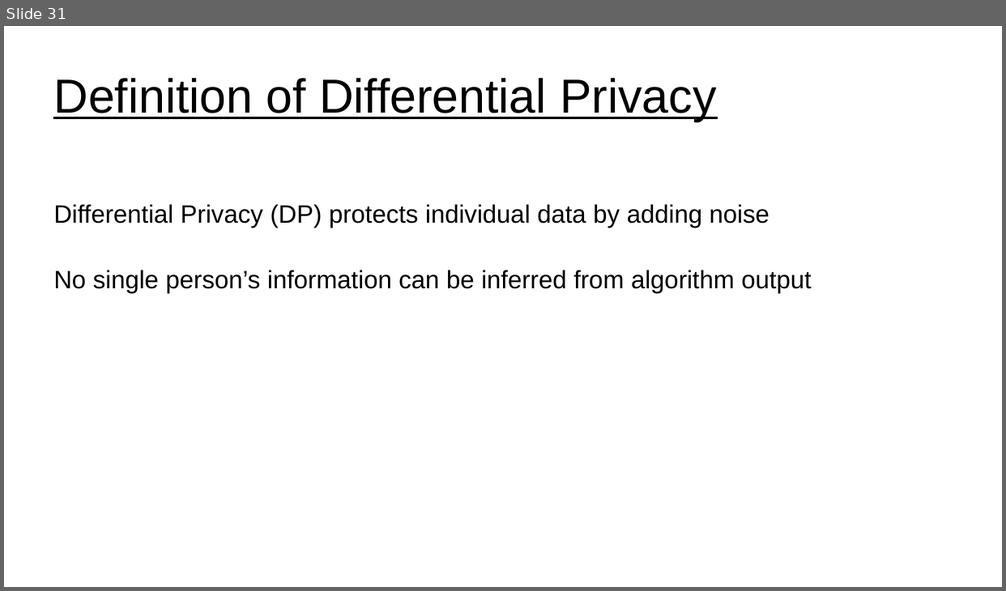
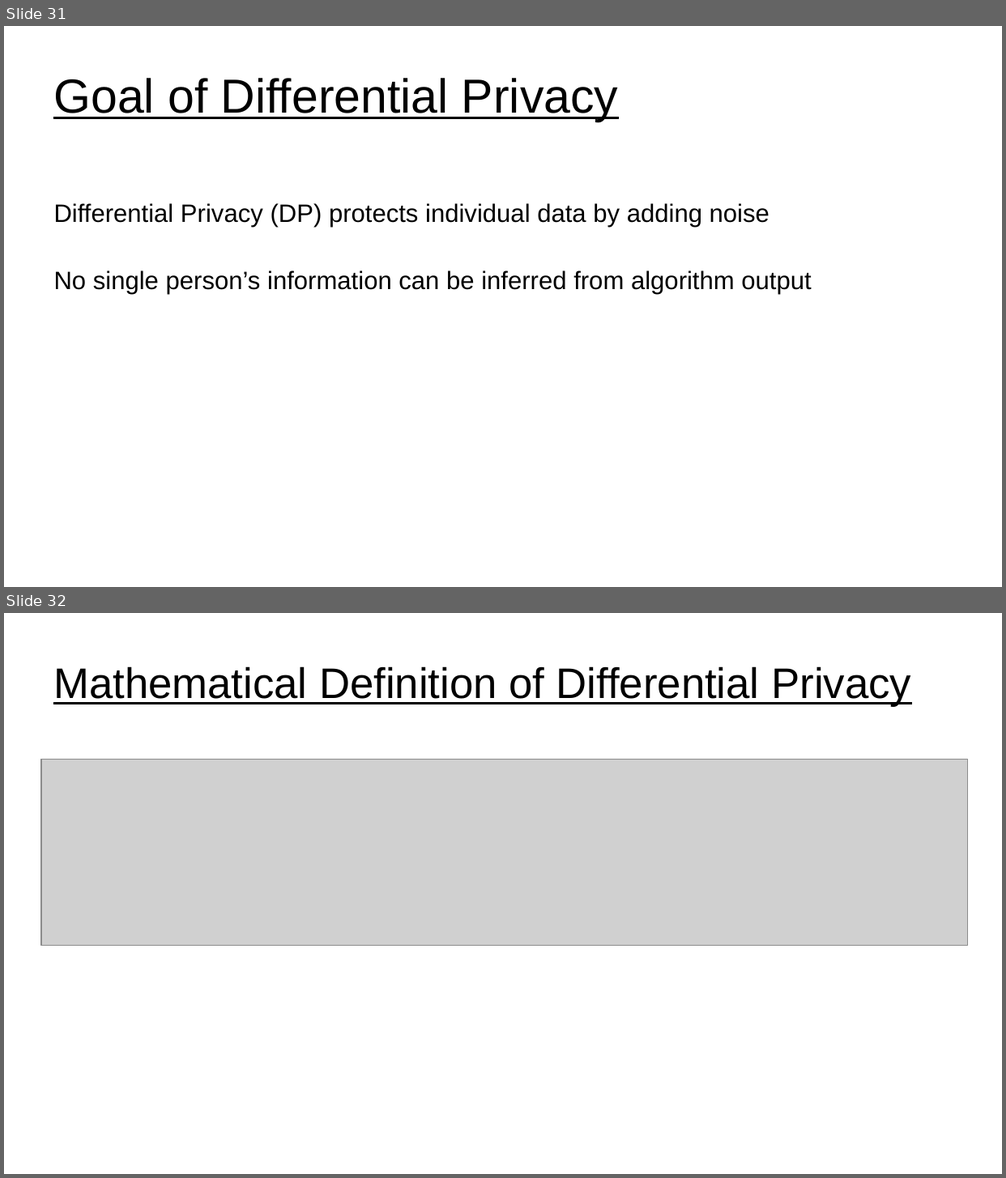
Before and after one commit to UVADS/distributed_computing, a slide deck: 07_distributed_model_training/federated_learning.ppt. Shown one above the other, each under a label of ours: slide 31 before the commit, slides 31 and 32 after it. The pictures are 1006x591 and 1006x1178 pixels, drawn with LibreOffice and Linux fonts; fonts in the diff are those of the drawing; grey boxes stand for pictures. Boxes give left, top, right and bottom in pixels: in the first picture for what was removed or moved away, otherwise in the second. Text is boxed around its words. In the diff, an @@ line names an element or a change of style, - is before the commit and + after.

Commit message:
added mathematical def of DP

```diff
--- a/07_distributed_model_training/federated_learning.ppt
+++ b/07_distributed_model_training/federated_learning.ppt
@@ slide 32 added at [4, 613, 1002, 1174], background #FFFFFF @@
@@ title added at [53, 666, 911, 707], 34 pt, text #000000, underline @@
+Mathematical Definition of Differential Privacy
@@ picture added at [41, 760, 968, 945] @@
@@ slide 31 changed as well @@
@@ title at [53, 78, 618, 122]: text changed @@
-Definition of Differential Privacy
+Goal of Differential Privacy
```
Also in this commit, not shown: 1 other slide changed, 1 other slide added, 1 slide removed, 1 other file.
